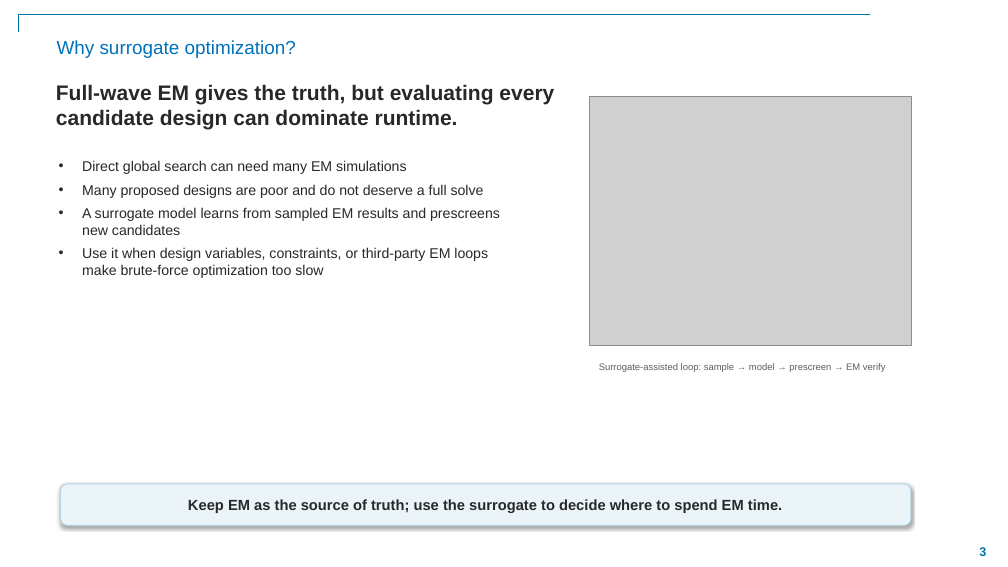
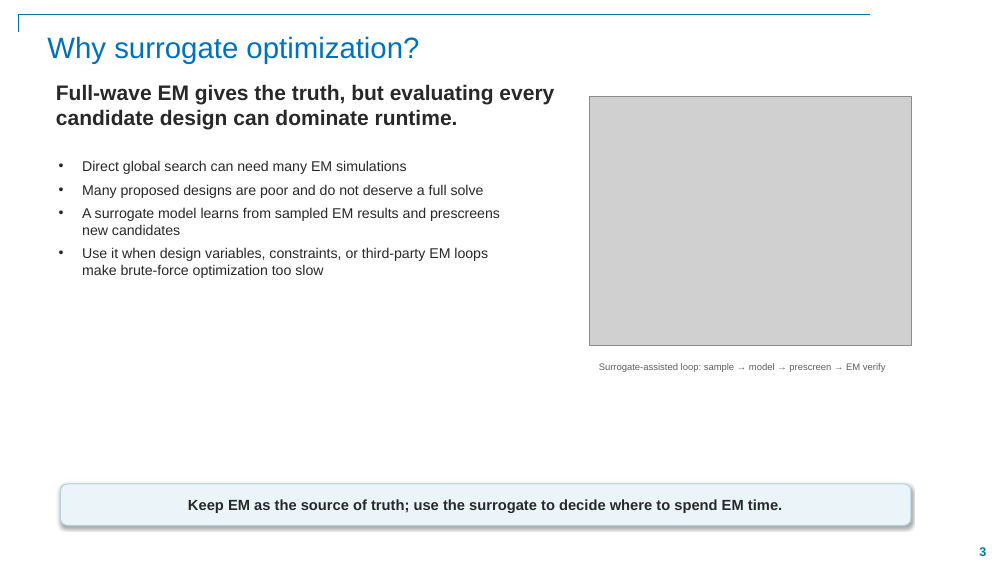
Before and after one commit to SekharRajendran/Workshop_AI_Antenna_MATLAB, a slide deck: slide 3 of Slides/Part_3_Optimization_v2.pptx. Drawn at 1008x567 pixels with LibreOffice and Linux fonts; fonts in the diff are those of the drawing; grey boxes stand for pictures; background and template pictures are left out. Boxes give left, top, right and bottom in pixels: in the first picture for what was removed or moved away, otherwise in the second. Text is boxed around its words. In the diff, an @@ line names an element or a change of style, - is before the commit and + after.

```diff
--- a/Slides/Part_3_Optimization_v2.pptx
+++ b/Slides/Part_3_Optimization_v2.pptx
@@ text "Why surrogate optimization?": place and size @@
-text "Why surrogate optimization?" at box(57, 40, 296, 58)
+text "Why surrogate optimization?" at box(47, 36, 419, 64)
@@ text "Why surrogate optimization?" at box(47, 36, 419, 64): size 18 to 28 pt @@
```
Also in this commit, not shown: 1 other slide changed, 1 slide added.
